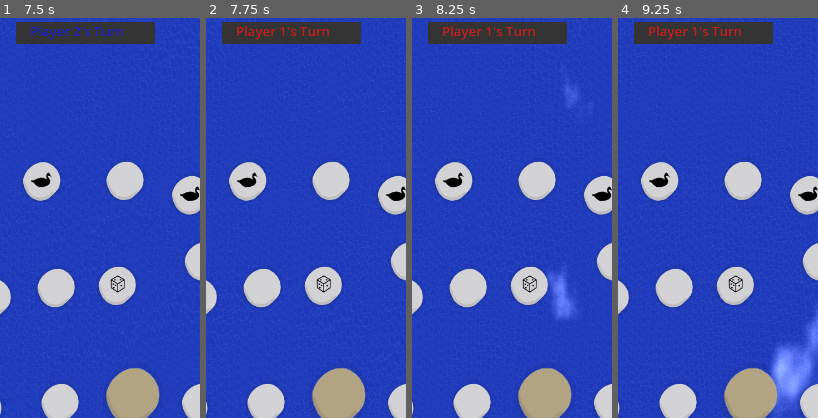
Above: before the commit, frames 1-4 (left to right).
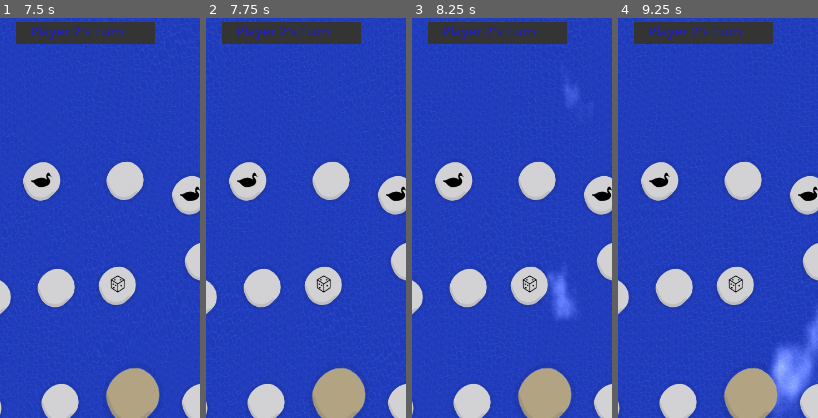
Above: after the commit, the same moments.

Repository: dcryptoniun/RiverRush-Mobile
Game: Godot game, scene res://scenes/main_menu.tscn
Two runs of this game, one before a commit and one after it. Both use one fixed random seed, a clock stepped at 60 frames per second and the inputs below. The engine's default icon, where the game draws it, is replaced by a stand-in: a white triangle on a blue panel in a dark square.
Inputs:
- Up to frame 1 (7.5 s): click "Start" at 0.5 s; click "Roll Dice" at 1.25 s; click "Roll Dice" at 2 s; click "Roll Dice" at 2.75 s
- Up to frame 2 (7.75 s): no input
- Up to frame 3 (8.25 s): no input
- Up to frame 4 (9.25 s): no input
The pictures show only the part of the screen within x 34-84%, y 3-53%; the shares and areas given below are measured in that part.

Frame 1 is identical in both runs. In frame 2, 0.5% of the frame differs, in the area x 15-62%, y 2-6%; in frame 3, 0.5%; in frame 4, 0.5%.

Commit message:
feat(game_board): add functions to handle player-specific wood log collisions
Introduce `update_player_position_by_index` and `handle_wood_log_collision_for_player` functions to manage player-specific position updates and wood log collisions without altering the current player's turn. This ensures turn order is preserved during collision handling.

Diff:
--- a/scripts/game_board.gd
+++ b/scripts/game_board.gd
@@ -285,6 +285,29 @@
 	# Update the player turn label
 	player_turn_label.text = "Player " + str(current_player_index + 1) + "'s Turn"
 	player_turn_label.add_theme_color_override("font_color", player_colors[current_player_index])
+
+# Function to update a specific player's visual position without changing the current player's turn
+func update_player_position_by_index(player_idx):
+	if player_rects.size() == 0 or player_path_follows.size() == 0 or player_idx < 0 or player_idx >= player_rects.size():
+		return
+
+	# Get the specified player's position
+	var position = player_positions[player_idx]
+
+	# Calculate path offset for the position (0-1 range)
+	var target_offset = float(position - 1) / 25.0  # 26 positions, 0-25 index range
+
+	# Get the PathFollow2D for this player
+	var path_follow = player_path_follows[player_idx]
+
+	# Create a tween for this player's movement
+	var tween = create_tween()
+	tween.tween_property(path_follow, "progress_ratio", target_offset, 0.5)
+
+	# Store the tween for this player
+	player_tweens[player_idx] = tween
+
+	print("Player ", player_idx + 1, " respawned to position ", position, " (path offset: ", target_offset, ")")
 
 # Board configuration
 var stone_positions = {
@@ -363,7 +386,7 @@
 		return stone_positions[position].get("safe", false)
 	return false
 
-# Function to handle wood log collision
+# Function to handle wood log collision for the current player
 func handle_wood_log_collision():
 	var current_pos = player_positions[current_player_index]
 	if is_safe_position(current_pos):
@@ -388,6 +411,31 @@
 
 	# Update player visual position
 	update_player_visual_position()
+
+# Function to handle wood log collision for a specific player without changing turn order
+func handle_wood_log_collision_for_player(player_idx):
+	var current_pos = player_positions[player_idx]
+	if is_safe_position(current_pos):
+		print("Player ", player_idx + 1, " is safe on position ", current_pos, "!")
+		return
+
+	# Make sure checkpoint is updated if player is at or beyond position 13
+	if player_positions[player_idx] >= 13 and player_checkpoints[player_idx] < 13:
+		player_checkpoints[player_idx] = 13
+		print("Updating checkpoint to 13 for Player ", player_idx + 1, " since they were at position ", player_positions[player_idx])
+
+	# Respawn at checkpoint or start
+	print("Wood log hit! Player ", player_idx + 1, "'s checkpoint is: ", player_checkpoints[player_idx])
+	player_positions[player_idx] = player_checkpoints[player_idx]
+	print("Wood log hit! Player ", player_idx + 1, " respawning at position ", player_positions[player_idx])
+
+	# Cancel any ongoing movement for this player
+	var player_tween = player_tweens[player_idx]
+	if player_tween and player_tween.is_valid():
+		player_tween.kill()
+
+	# Update this player's visual position without changing the current player's turn
+	update_player_position_by_index(player_idx)
 
 # Add process function to handle continuous updates
 func _process(delta):
@@ -414,15 +462,9 @@
 
 					# Simple vertical collision check (adjust values as needed)
 					if abs(log_pos.y - player_global_pos.y) < 100:
-						# Temporarily set current_player_index to this player's index
-						var saved_player_index = current_player_index
-						current_player_index = i
-
-						# Handle collision for this player
-						handle_wood_log_collision()
-
-						# Restore the original current player index
-						current_player_index = saved_player_index
+						# Handle collision for this player without changing the current_player_index
+						# This ensures the turn order is preserved
+						handle_wood_log_collision_for_player(i)
 
 # Function to handle player movement on the board
 func move_player(player_node, steps):
